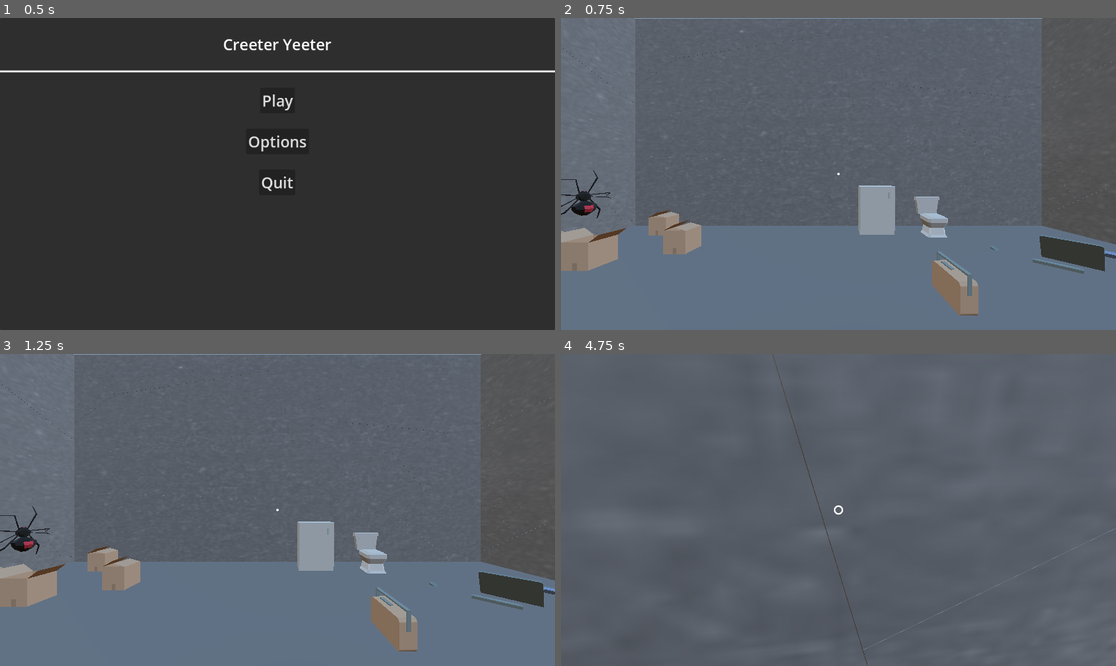
Above: before the commit, frames 1-4 (two rows, left to right).
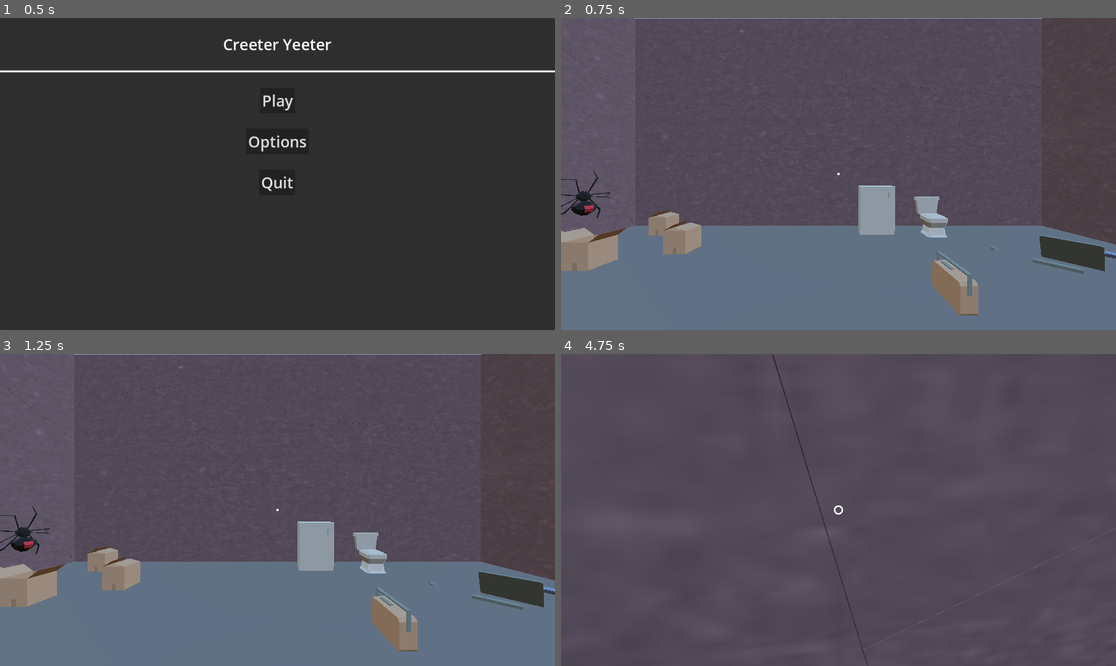
Above: after the commit, the same moments.

Repository: rcorre/wildjam84
Game: Godot game, scene res://menus/title/Title.tscn
Two runs of this game, one before a commit and one after it. Both use one fixed random seed, a clock stepped at 60 frames per second and the inputs below.
Inputs (mouse positions are in pixels of both pictures, inside the frame that each line leads up to):
- Up to frame 1 (0.5 s): no input
- Up to frame 2 (0.75 s): click "Play" at 0.5 s
- Up to frame 3 (1.25 s): no input
- Up to frame 4 (4.75 s): tap Enter at 1.25 s; move the mouse to (866, 510) at 1.27 s; hold Right mouse button (drop) 1.28-2.03 s; hold W (forward) from 1.28 s (still down); tap Space (jump) at 1.52, 2.27, 3.77, 4.52 s; move the mouse to (810, 510) at 2.02 s; click (810, 510) at 2.1 s; move the mouse to (849, 503) at 2.77 s; hold Right mouse button (drop) 2.78-3.53 s; move the mouse to (832, 516) at 3.52 s; click (832, 516) at 3.6 s; move the mouse to (877, 513) at 4.27 s; hold Right mouse button (drop) from 4.28 s (still down)

Frame 1 is identical in both runs. In frame 2, 15% of the frame differs, in the area x 0-100%, y 0-69%; in frame 3, 15%; in frame 4, 13%.

Commit message:
Randomize room wall color

Diff:
--- a/scenes/Level/Rooms/Room.gd
+++ b/scenes/Level/Rooms/Room.gd
@@ -1,4 +1,6 @@
 class_name Room extends Node3D
+
+const WALL_MATERIAL := preload("res://assets/textures/beige_wall_001_rough_1k.jpg")
 
 signal on_room_breach(room_id, direction)
 
@@ -27,7 +29,7 @@
 	var wall := walls[index].instantiate() as BreakableCollection
 	return wall
 
-func _build_that_wall(direction: String) -> void:
+func _build_that_wall(direction: String, material: StandardMaterial3D) -> void:
 	var offset := wall_offsets[direction] as Vector4
 	var position_offset := Vector3(offset.x, offset.y, offset.z)
 	var rotation_offset := offset.w
@@ -35,6 +37,7 @@
 	var wall := _create_random_wall()
 	wall.name = direction
 	wall.on_wall_break.connect(_on_wall_break)
+	wall.set_wall_color(material)
 
 	self.add_child(wall)
 
@@ -64,14 +67,23 @@
 	self.translate(self.room_offset)
 	self.name = "room%d" % id
 
+	var wall_color = Color.from_rgba8(
+		randi_range(50, 255),
+		randi_range(50, 255),
+		randi_range(50, 255),
+	)
+	var material := StandardMaterial3D.new()
+	material.albedo_color = wall_color
+	material.albedo_texture = WALL_MATERIAL
+
 	if build_north:
-		_build_that_wall(Constants.DIRECTION.NORTH)
+		_build_that_wall(Constants.DIRECTION.NORTH, material)
 	if build_east:
-		_build_that_wall(Constants.DIRECTION.EAST)
+		_build_that_wall(Constants.DIRECTION.EAST, material)
 	if build_south:
-		_build_that_wall(Constants.DIRECTION.SOUTH)
+		_build_that_wall(Constants.DIRECTION.SOUTH, material)
 	if build_west:
-		_build_that_wall(Constants.DIRECTION.WEST)
+		_build_that_wall(Constants.DIRECTION.WEST, material)
 
 	_build_furniture_set()
 
--- a/scenes/Level/Walls/Breakable.gd
+++ b/scenes/Level/Walls/Breakable.gd
@@ -63,3 +63,6 @@
 	if health <= 0:
 		# complete nonsense force calculation
 		self._break(from * lerpf(0.5, 2.0, damage / 100.0))
+
+func set_color(material: StandardMaterial3D) -> void:
+	($WallFragmentMesh as MeshInstance3D).set_surface_override_material(0, material)
--- a/scenes/Level/Walls/BreakableCollection.gd
+++ b/scenes/Level/Walls/BreakableCollection.gd
@@ -6,3 +6,8 @@
 
 func on_break() -> void:
 	on_wall_break.emit(self.name)
+
+func set_wall_color(material: StandardMaterial3D) -> void:
+	var children := get_children()
+	for child in children:
+		(child as Breakable).set_color(material)
